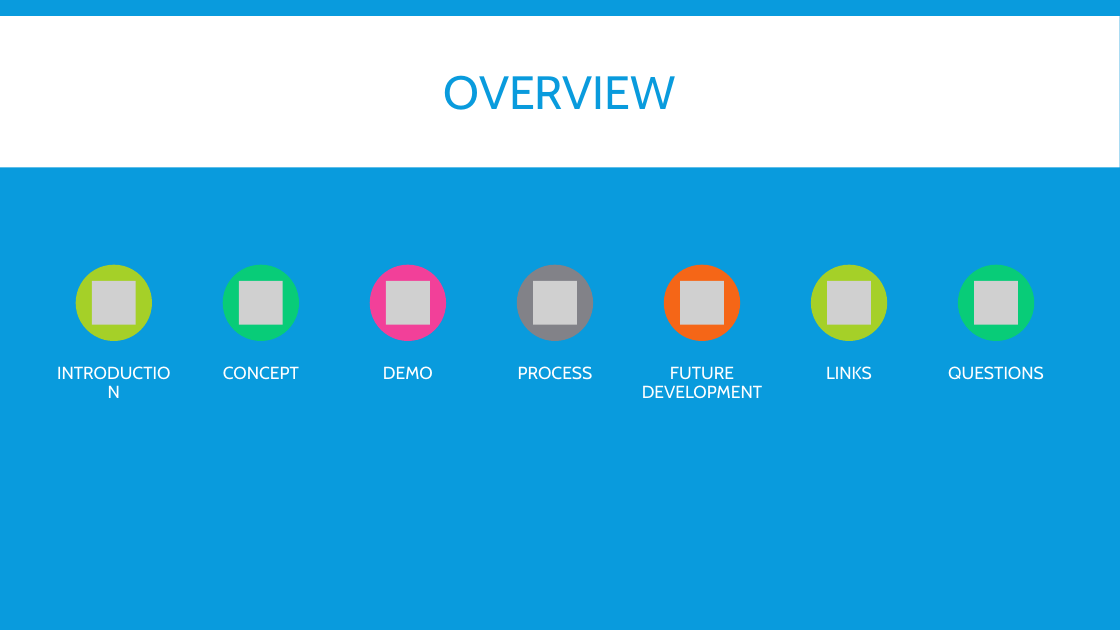
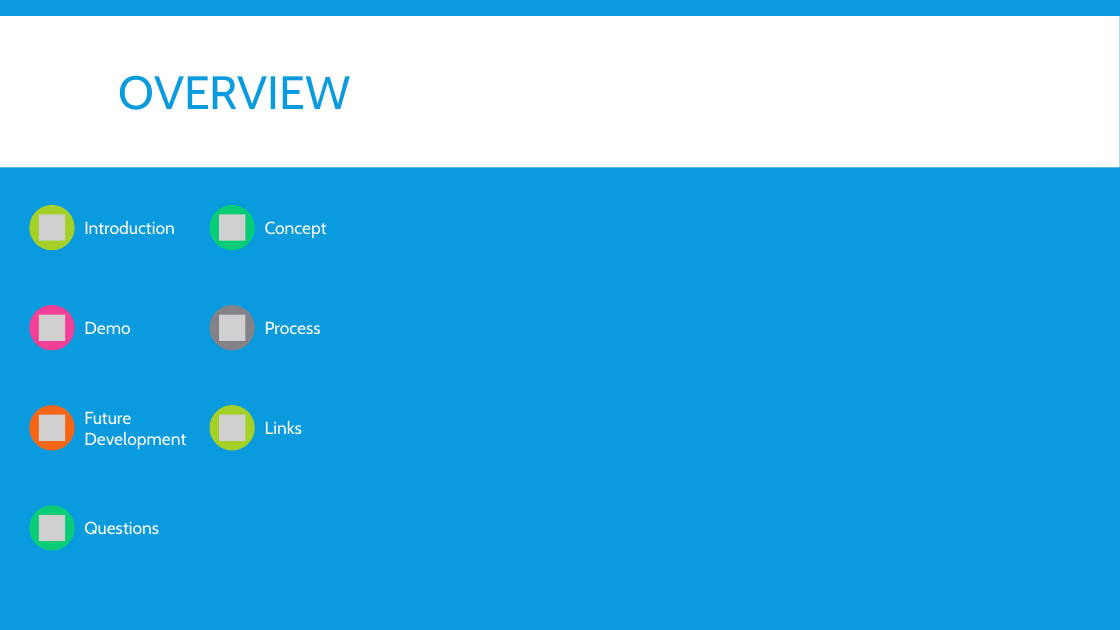
Before and after one commit to gehanstedt/change-forecast, a slide deck: slide 2 of Presentation/Draft Change Forecast Presentation.pptx. Drawn at 1120x630 pixels with LibreOffice and Linux fonts; fonts in the diff are those of the drawing; grey boxes stand for pictures. Boxes give left, top, right and bottom in pixels: in the first picture for what was removed or moved away, otherwise in the second. Text is boxed around its words. In the diff, an @@ line names an element or a change of style, - is before the commit and + after.

```diff
--- a/Presentation/Draft Change Forecast Presentation.pptx
+++ b/Presentation/Draft Change Forecast Presentation.pptx
@@ title "OVERVIEW" at (x1=119, y1=75, x2=351, y2=110): alignment centre to left @@
@@ ellipse resized from (x1=76, y1=265, x2=152, y2=341) to (x1=29, y1=205, x2=75, y2=250) @@
@@ ellipse resized from (x1=223, y1=265, x2=299, y2=341) to (x1=209, y1=205, x2=255, y2=250) @@
@@ text at (x1=84, y1=221, x2=175, y2=235): text changed @@
-INTRODUCTION
+Introduction
@@ text at (x1=265, y1=221, x2=327, y2=239): text changed @@
-CONCEPT
+Concept
@@ group removed at (x1=92, y1=265, x2=1034, y2=341): 6 pictures, 5 ellipses @@
@@ picture resized from (x1=386, y1=281, x2=430, y2=324) to (x1=39, y1=315, x2=65, y2=341) @@
@@ text at (x1=84, y1=321, x2=131, y2=334): text changed @@
-DEMO
+Demo
@@ text at (x1=265, y1=321, x2=321, y2=334): text changed @@
-PROCESS
+Process
@@ text at (x1=84, y1=411, x2=186, y2=449): text changed @@
-FUTURE DEVELOPMENT
+Future Development
@@ text at (x1=265, y1=421, x2=302, y2=434): text changed @@
-LINKS
+Links
@@ vertical alignment top to middle in 7 elements at (x1=84, y1=221, x2=175, y2=235), (x1=265, y1=221, x2=327, y2=239), (x1=84, y1=321, x2=131, y2=334), (x1=265, y1=321, x2=321, y2=334), (x1=84, y1=411, x2=186, y2=449), (x1=265, y1=421, x2=302, y2=434), (x1=84, y1=521, x2=159, y2=535) @@
@@ group added at (x1=29, y1=214, x2=255, y2=551): 6 pictures, 5 ellipses @@
@@ text at (x1=84, y1=521, x2=159, y2=535): text changed @@
-QUESTIONS
+Questions
```
Also in this commit, not shown: 7 other slides changed.
